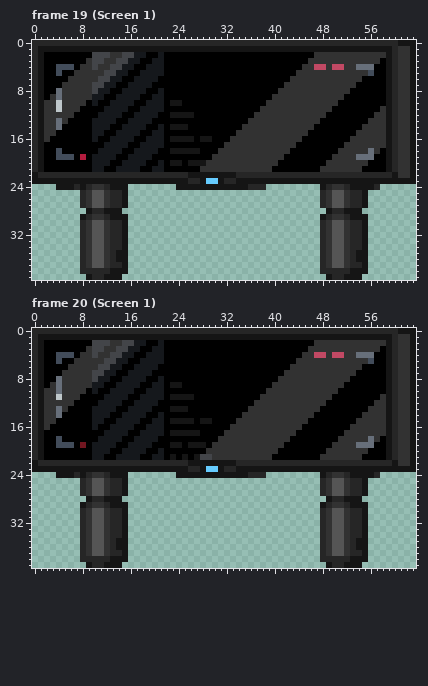
One commit to this pixel-art file: objects/knightfall/important/knightfall_advisoryscreen/sprite/full.ase. Above is the file before it was changed.
64x40 pixels, 210 frames. Colours within 5 levels of each other are drawn and written as one. Shown: frame 19 (Screen 1), frame 20 (Screen 1). The commit also changed other frames, which this record leaves out.
Now the later version:
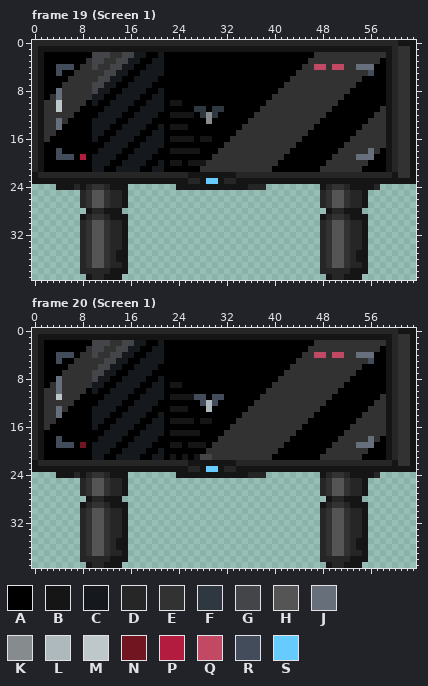
Palette (. is transparent): A #000000  B #151515  C #15181c  D #262626  E #323232  F #2f3741  G #434549  H #555555  J #676f7a  K #868b8d  L #aeb9bd  M #bec7ca  N #711620  P #b31c3e  Q #c24964  R #424c5a  S #66ccff
From old to new:
layer "Text and Logo" now shown
Frame 19 (Screen 1), layer "Text and Logo":
The author changed colour A to colour F in row 11 at x 27 to 28 and 30 to 31; in row 12 at x 28 and 30.
The author changed colour A to colour K in rows 12 to 13 at x 29.
Frame 20 (Screen 1), layer "Text and Logo":
The author changed colour A to colour L in rows 12 to 13 at x 29.
The author changed colour A to colour R in row 11 at x 27 to 28 and 30 to 31; in row 12 at x 28 and 30.
